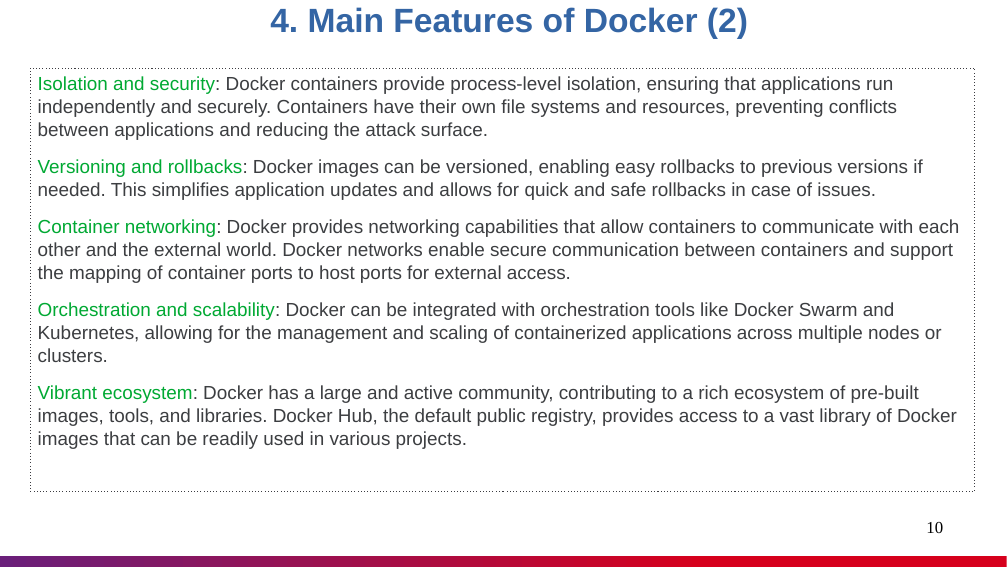
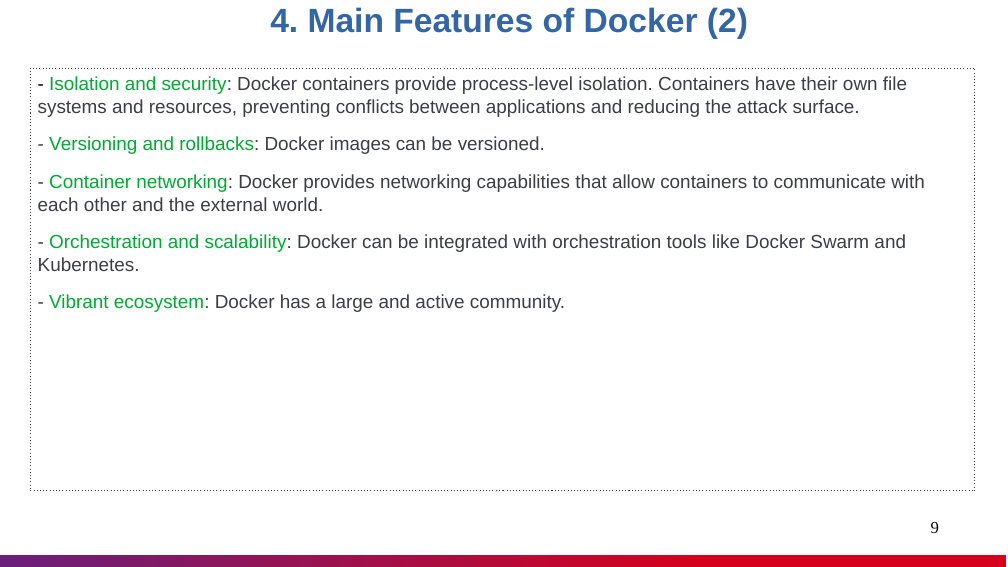
Before and after one commit to nashtech-garage/azure-devops-ci-cd, a slide deck: slide 9 of docker-demo/documents/Docker_Knowledge_Sharing.pptx (slide 10 before the commit). Drawn at 1008x567 pixels with LibreOffice and Linux fonts; fonts in the diff are those of the drawing. Boxes give left, top, right and bottom in pixels: in the first picture for what was removed or moved away, otherwise in the second. Text is boxed around its words. In the diff, an @@ line names an element or a change of style, - is before the commit and + after.

Commit message:
update docker-demo document for Docker course

```diff
--- a/docker-demo/documents/Docker_Knowledge_Sharing.pptx
+++ b/docker-demo/documents/Docker_Knowledge_Sharing.pptx
@@ text in rectangle at [38,76,925,312]: text changed @@
-Isolation and security: Docker containers provide process-level isolation, ensuring that applications run independently and securely. Containers have their own file systems and resources, preventing conflicts between applications and reducing the attack surface.
-Versioning and rollbacks: Docker images can be versioned, enabling easy rollbacks to previous versions if needed. This simplifies application updates and allows for quick and safe rollbacks in case of issues.
-Container networking: Docker provides networking capabilities that allow containers to communicate with each other and the external world. Docker networks enable secure communication between containers and support the mapping of container ports to host ports for external access.
-Orchestration and scalability: Docker can be integrated with orchestration tools like Docker Swarm and Kubernetes, allowing for the management and scaling of containerized applications across multiple nodes or clusters.
-Vibrant ecosystem: Docker has a large and active community, contributing to a rich ecosystem of pre-built images, tools, and libraries. Docker Hub, the default public registry, provides access to a vast library of Docker images that can be readily used in various projects.
+- Isolation and security: Docker containers provide process-level isolation. Containers have their own file systems and resources, preventing conflicts between applications and reducing the attack surface.
+- Versioning and rollbacks: Docker images can be versioned.
+- Container networking: Docker provides networking capabilities that allow containers to communicate with each other and the external world.
+- Orchestration and scalability: Docker can be integrated with orchestration tools like Docker Swarm and Kubernetes.
+- Vibrant ecosystem: Docker has a large and active community.
@@ page number at [931,522,939,533]: text changed @@
-10
+9
```
Also in this commit, not shown: 13 other slides changed, 1 slide removed.
